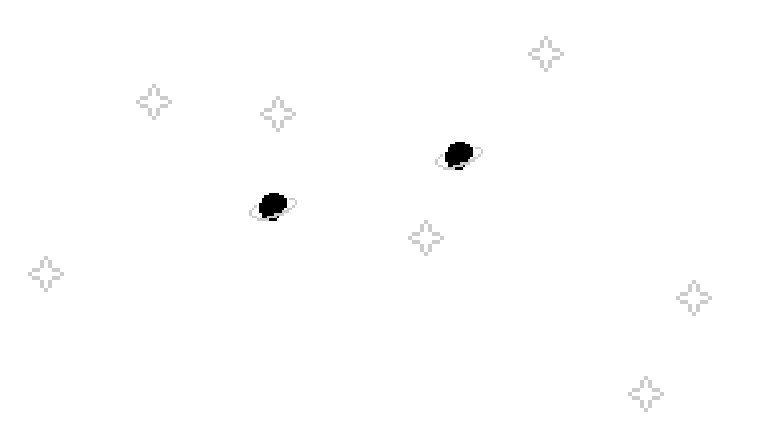
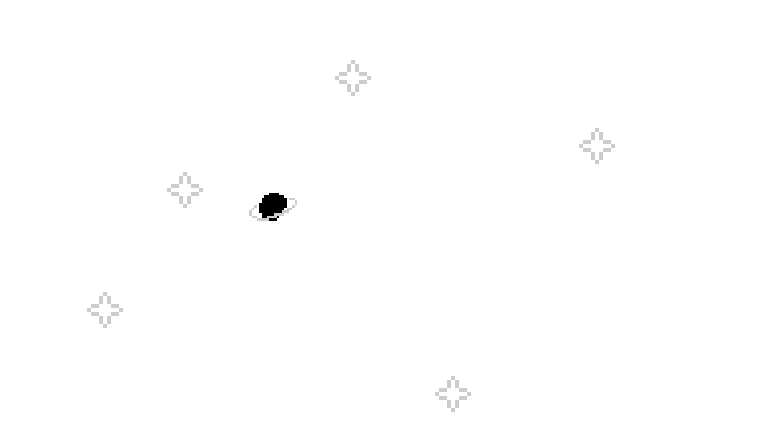
Layer changes from the first (768, 432) image to the second:
hid "Fore", painted on it over left=28, top=36, right=712, bottom=412
showed "Mid", painted on it over left=32, top=56, right=615, bottom=412
